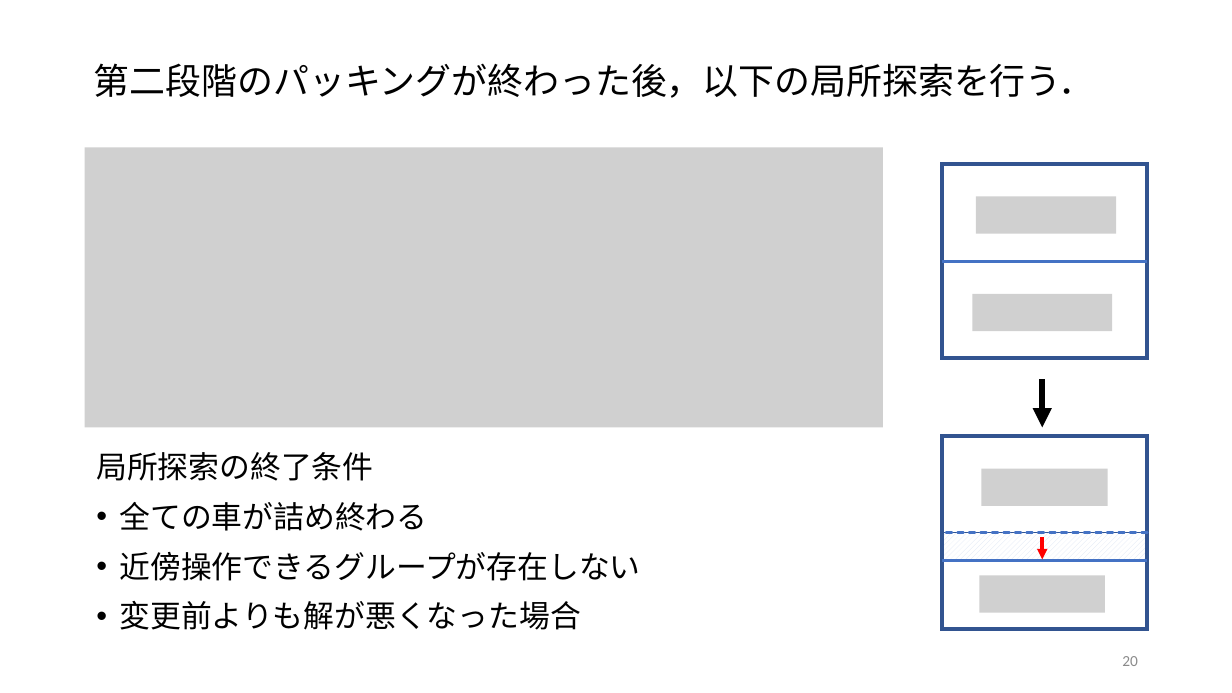
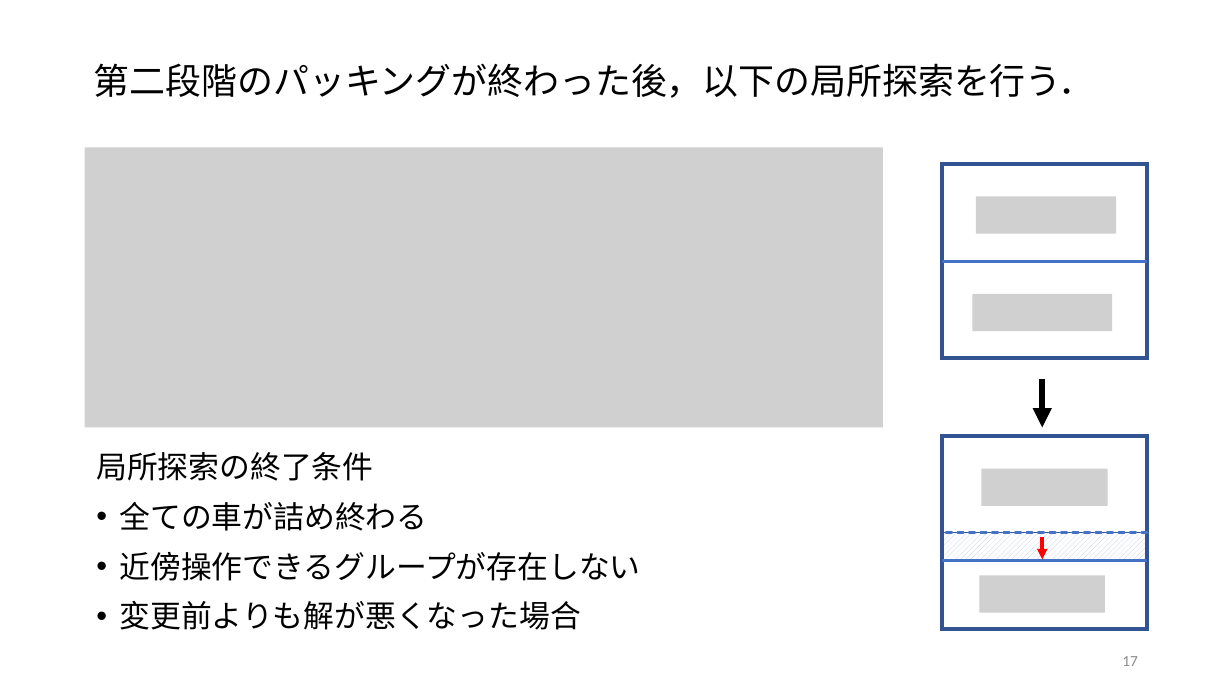
Before and after one commit to r-kurosu/kline, a slide deck: slide 17 of 卒論発表用スライド.pptx (slide 20 before the commit). Drawn at 1232x693 pixels with LibreOffice and Linux fonts; fonts in the diff are those of the drawing; grey boxes stand for pictures. Boxes give left, top, right and bottom in pixels: in the first picture for what was removed or moved away, otherwise in the second. Text is boxed around its words. In the diff, an @@ line names an element or a change of style, - is before the commit and + after.

```diff
--- a/卒論発表用スライド.pptx
+++ b/卒論発表用スライド.pptx
@@ rectangle at bbox=[942, 532, 1147, 559]: fill pattern #DAE3F3 on #FFFFFF to pattern #B4C7E7 on #FFFFFF @@
@@ page number at bbox=[1122, 656, 1138, 666]: text changed @@
-20
+17
```
Also in this commit, not shown: 7 other slides changed, 3 slides removed, 6 other files.
